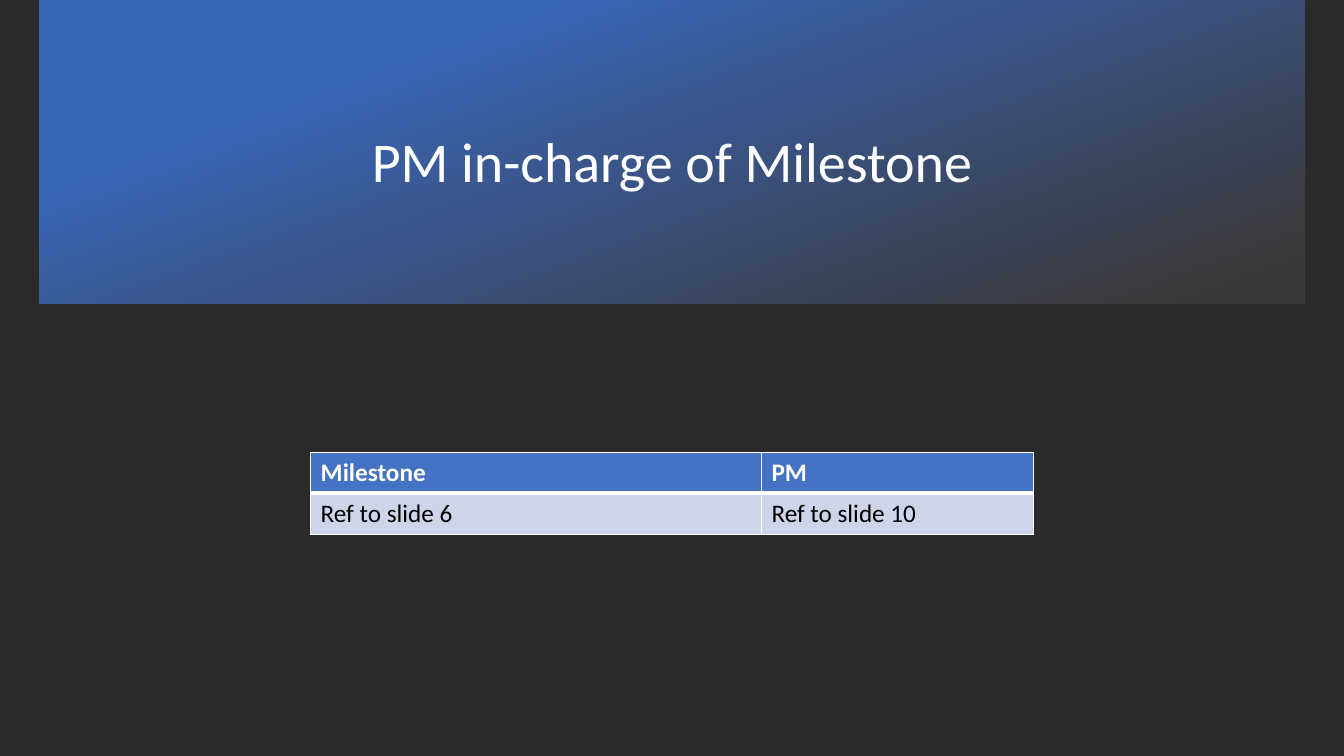
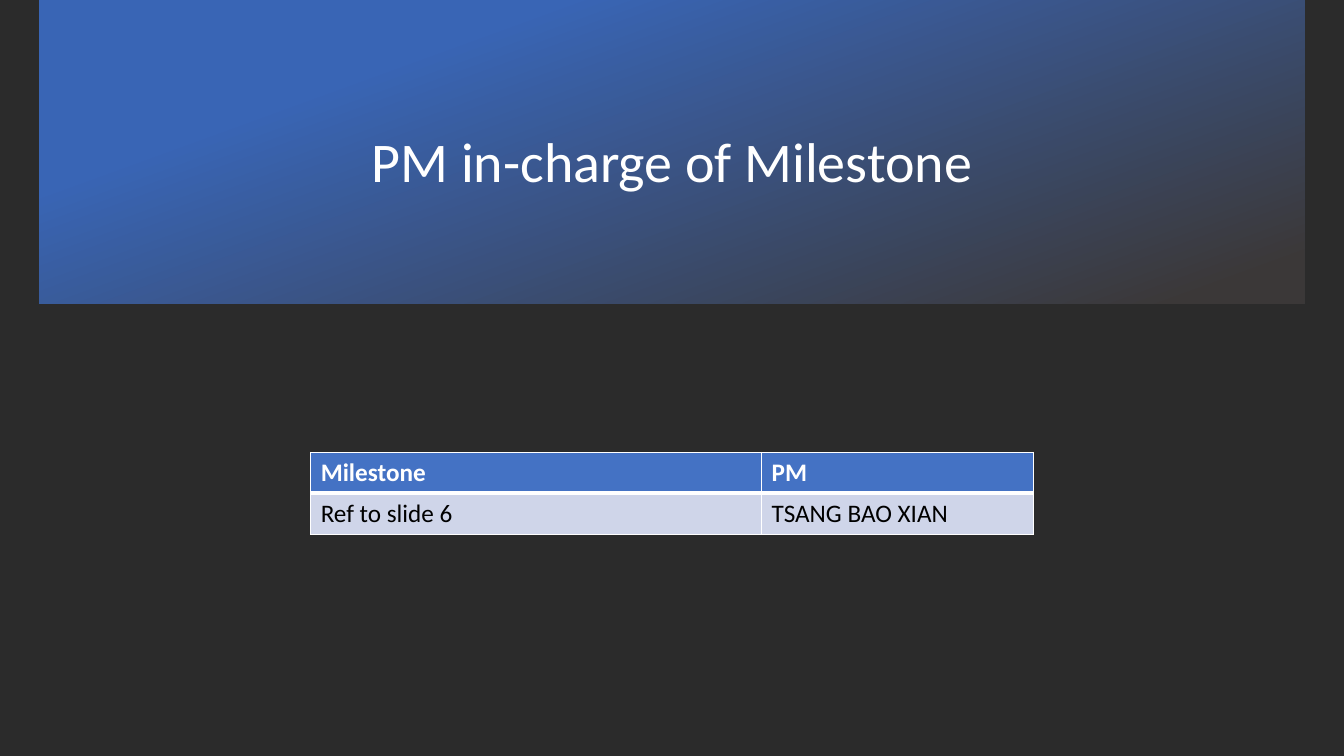
Before and after one commit to xbloh/Online-Course-Bidding-System-, a slide deck: slide 11 of presentations/PM Review - Week 7.pptx. Drawn at 1344x756 pixels with LibreOffice and Linux fonts; fonts in the diff are those of the drawing; background and template pictures are left out; a plain dark background stands for a picture behind light text. Boxes give left, top, right and bottom in pixels: in the first picture for what was removed or moved away, otherwise in the second. Text is boxed around its words. In the diff, an @@ line names an element or a change of style, - is before the commit and + after.

```diff
--- a/presentations/PM Review - Week 7.pptx
+++ b/presentations/PM Review - Week 7.pptx
@@ table at (311,453,1033,534) @@
-row 2, column 2: Ref to slide 10
+row 2, column 2: TSANG BAO XIAN
```
Also in this commit, not shown: 3 other slides changed.
